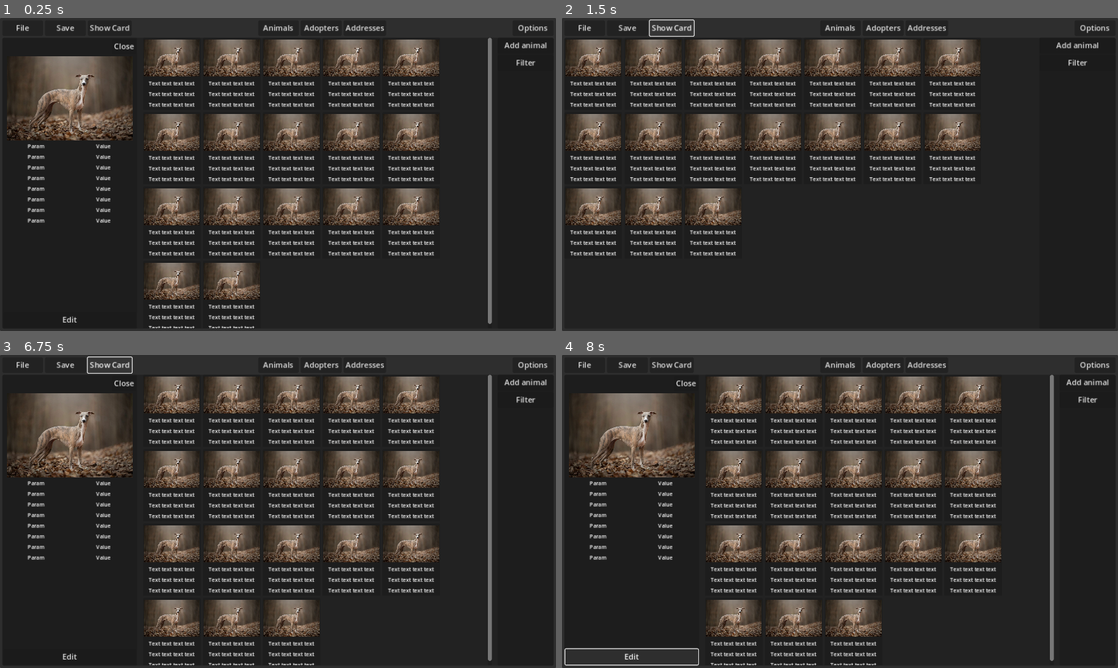
Above: before the commit, frames 1-4 (two rows, left to right).
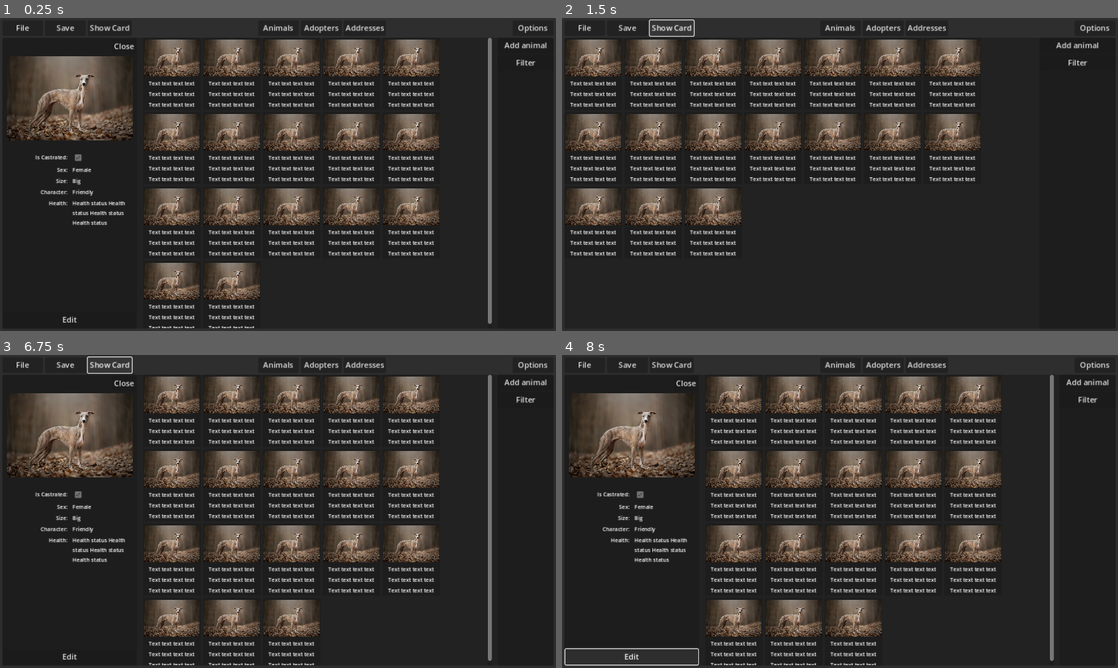
Above: after the commit, the same moments.

Repository: zMenta/GoSilas
Game: Godot game, scene res://scenes/main.tscn
Same seed, same stepped clock (60 frames per second), same inputs: the game is played once before the commit and once after it.
Inputs:
- Up to frame 1 (0.25 s): no input
- Up to frame 2 (1.5 s): click "File" at 0.5 s; click "Show Card" at 1.25 s
- Up to frame 3 (6.75 s): click "Animals" at 2 s; click "Adopters" at 2.75 s; click "Addresses" at 3.5 s; click "Add animal" at 4.25 s; click "Filter" at 5 s; click "File" at 5.75 s; click "Show Card" at 6.5 s
- Up to frame 4 (8 s): click "Edit" at 7.25 s

The runs differ from the first frame. In frame 1, 1.0% of the frame differs, in the area x 4-23%, y 40-67%; in frame 2, less than 0.1%; in frame 3, 1.0%; in frame 4, 1.0%.

Commit message:
updated card details UI, updated animal resource

Diff:
--- a/resources/animal.gd
+++ b/resources/animal.gd
@@ -1,9 +1,8 @@
 extends Resource
 class_name Animal
 
-var id: int
-@export var adopter_id: int = 0
-@export var address_id: int = 0
+@export var adopter: Adopter
+@export var address: Address
 
 @export var image: Texture2D
 @export var is_castrated: bool
--- a/scenes/card_details.tscn
+++ b/scenes/card_details.tscn
@@ -42,151 +42,99 @@
 layout_mode = 2
 size_flags_vertical = 3
 size_flags_stretch_ratio = 2.0
+theme_override_constants/h_separation = 10
+theme_override_constants/v_separation = 5
 columns = 2
 
-[node name="Label" type="Label" parent="MarginContainer/VBoxContainer/GridContainer"]
+[node name="Padding" type="Control" parent="MarginContainer/VBoxContainer/GridContainer"]
+custom_minimum_size = Vector2(0, 15)
+layout_mode = 2
+
+[node name="Padding2" type="Control" parent="MarginContainer/VBoxContainer/GridContainer"]
+custom_minimum_size = Vector2(0, 15)
+layout_mode = 2
+
+[node name="IsCastratedLabel" type="Label" parent="MarginContainer/VBoxContainer/GridContainer"]
+layout_mode = 2
+size_flags_horizontal = 3
+theme_override_font_sizes/font_size = 11
+text = "Is Castrated:"
+horizontal_alignment = 2
+clip_text = true
+
+[node name="IsCastratedCheckBox" type="CheckBox" parent="MarginContainer/VBoxContainer/GridContainer"]
+layout_mode = 2
+size_flags_horizontal = 2
+disabled = true
+button_pressed = true
+
+[node name="SexLabel" type="Label" parent="MarginContainer/VBoxContainer/GridContainer"]
 layout_mode = 2
 size_flags_horizontal = 3
 size_flags_vertical = 0
 theme_override_font_sizes/font_size = 11
-text = "Param"
-horizontal_alignment = 1
+text = "Sex:"
+horizontal_alignment = 2
 clip_text = true
 
-[node name="Label2" type="Label" parent="MarginContainer/VBoxContainer/GridContainer"]
+[node name="SexValue" type="Label" parent="MarginContainer/VBoxContainer/GridContainer"]
+layout_mode = 2
+size_flags_vertical = 0
+theme_override_font_sizes/font_size = 11
+text = "Female"
+clip_text = true
+
+[node name="SizeLabe" type="Label" parent="MarginContainer/VBoxContainer/GridContainer"]
 layout_mode = 2
 size_flags_horizontal = 3
 size_flags_vertical = 0
 theme_override_font_sizes/font_size = 11
-text = "Value"
-horizontal_alignment = 1
+text = "Size:"
+horizontal_alignment = 2
 clip_text = true
 
-[node name="Label3" type="Label" parent="MarginContainer/VBoxContainer/GridContainer"]
+[node name="SizeValue" type="Label" parent="MarginContainer/VBoxContainer/GridContainer"]
+layout_mode = 2
+size_flags_horizontal = 11
+size_flags_vertical = 0
+theme_override_font_sizes/font_size = 11
+text = "Big"
+clip_text = true
+
+[node name="CharacterLabel" type="Label" parent="MarginContainer/VBoxContainer/GridContainer"]
 layout_mode = 2
 size_flags_horizontal = 3
 size_flags_vertical = 0
 theme_override_font_sizes/font_size = 11
-text = "Param"
-horizontal_alignment = 1
+text = "Character:"
+horizontal_alignment = 2
 clip_text = true
 
-[node name="Label4" type="Label" parent="MarginContainer/VBoxContainer/GridContainer"]
+[node name="CharacterValue" type="Label" parent="MarginContainer/VBoxContainer/GridContainer"]
+layout_mode = 2
+size_flags_horizontal = 11
+size_flags_vertical = 0
+theme_override_font_sizes/font_size = 11
+text = "Friendly"
+clip_text = true
+
+[node name="HealthLabel" type="Label" parent="MarginContainer/VBoxContainer/GridContainer"]
 layout_mode = 2
 size_flags_horizontal = 3
 size_flags_vertical = 0
 theme_override_font_sizes/font_size = 11
-text = "Value"
-horizontal_alignment = 1
+text = "Health:"
+horizontal_alignment = 2
 clip_text = true
 
-[node name="Label5" type="Label" parent="MarginContainer/VBoxContainer/GridContainer"]
+[node name="HealthValue" type="Label" parent="MarginContainer/VBoxContainer/GridContainer"]
+custom_minimum_size = Vector2(30, 30)
 layout_mode = 2
-size_flags_horizontal = 3
+size_flags_horizontal = 11
 size_flags_vertical = 0
 theme_override_font_sizes/font_size = 11
-text = "Param"
-horizontal_alignment = 1
-clip_text = true
-
-[node name="Label6" type="Label" parent="MarginContainer/VBoxContainer/GridContainer"]
-layout_mode = 2
-size_flags_horizontal = 3
-size_flags_vertical = 0
-theme_override_font_sizes/font_size = 11
-text = "Value"
-horizontal_alignment = 1
-clip_text = true
-
-[node name="Label7" type="Label" parent="MarginContainer/VBoxContainer/GridContainer"]
-layout_mode = 2
-size_flags_horizontal = 3
-size_flags_vertical = 0
-theme_override_font_sizes/font_size = 11
-text = "Param"
-horizontal_alignment = 1
-clip_text = true
-
-[node name="Label8" type="Label" parent="MarginContainer/VBoxContainer/GridContainer"]
-layout_mode = 2
-size_flags_horizontal = 3
-size_flags_vertical = 0
-theme_override_font_sizes/font_size = 11
-text = "Value"
-horizontal_alignment = 1
-clip_text = true
-
-[node name="Label9" type="Label" parent="MarginContainer/VBoxContainer/GridContainer"]
-layout_mode = 2
-size_flags_horizontal = 3
-size_flags_vertical = 0
-theme_override_font_sizes/font_size = 11
-text = "Param"
-horizontal_alignment = 1
-clip_text = true
-
-[node name="Label10" type="Label" parent="MarginContainer/VBoxContainer/GridContainer"]
-layout_mode = 2
-size_flags_horizontal = 3
-size_flags_vertical = 0
-theme_override_font_sizes/font_size = 11
-text = "Value"
-horizontal_alignment = 1
-clip_text = true
-
-[node name="Label11" type="Label" parent="MarginContainer/VBoxContainer/GridContainer"]
-layout_mode = 2
-size_flags_horizontal = 3
-size_flags_vertical = 0
-theme_override_font_sizes/font_size = 11
-text = "Param"
-horizontal_alignment = 1
-clip_text = true
-
-[node name="Label12" type="Label" parent="MarginContainer/VBoxContainer/GridContainer"]
-layout_mode = 2
-size_flags_horizontal = 3
-size_flags_vertical = 0
-theme_override_font_sizes/font_size = 11
-text = "Value"
-horizontal_alignment = 1
-clip_text = true
-
-[node name="Label13" type="Label" parent="MarginContainer/VBoxContainer/GridContainer"]
-layout_mode = 2
-size_flags_horizontal = 3
-size_flags_vertical = 0
-theme_override_font_sizes/font_size = 11
-text = "Param"
-horizontal_alignment = 1
-clip_text = true
-
-[node name="Label14" type="Label" parent="MarginContainer/VBoxContainer/GridContainer"]
-layout_mode = 2
-size_flags_horizontal = 3
-size_flags_vertical = 0
-theme_override_font_sizes/font_size = 11
-text = "Value"
-horizontal_alignment = 1
-clip_text = true
-
-[node name="Label15" type="Label" parent="MarginContainer/VBoxContainer/GridContainer"]
-layout_mode = 2
-size_flags_horizontal = 3
-size_flags_vertical = 0
-theme_override_font_sizes/font_size = 11
-text = "Param"
-horizontal_alignment = 1
-clip_text = true
-
-[node name="Label16" type="Label" parent="MarginContainer/VBoxContainer/GridContainer"]
-layout_mode = 2
-size_flags_horizontal = 3
-size_flags_vertical = 0
-theme_override_font_sizes/font_size = 11
-text = "Value"
-horizontal_alignment = 1
-clip_text = true
+text = "Health status Health status Health status Health status"
+autowrap_mode = 3
 
 [node name="Button4" type="Button" parent="MarginContainer/VBoxContainer"]
 layout_mode = 2
--- a/test_data/animal1.tres
+++ b/test_data/animal1.tres
@@ -5,11 +5,9 @@
 
 [resource]
 script = ExtResource("1_qkm4l")
-adopter_id = 0
-address_id = 1
 image = ExtResource("1_dcxuy")
 is_castrated = true
 Sex = 1
 Size = 2
 Character = 1
-health_state = ""
+health_state = "In good health"
Not shown, changed: todo.md
